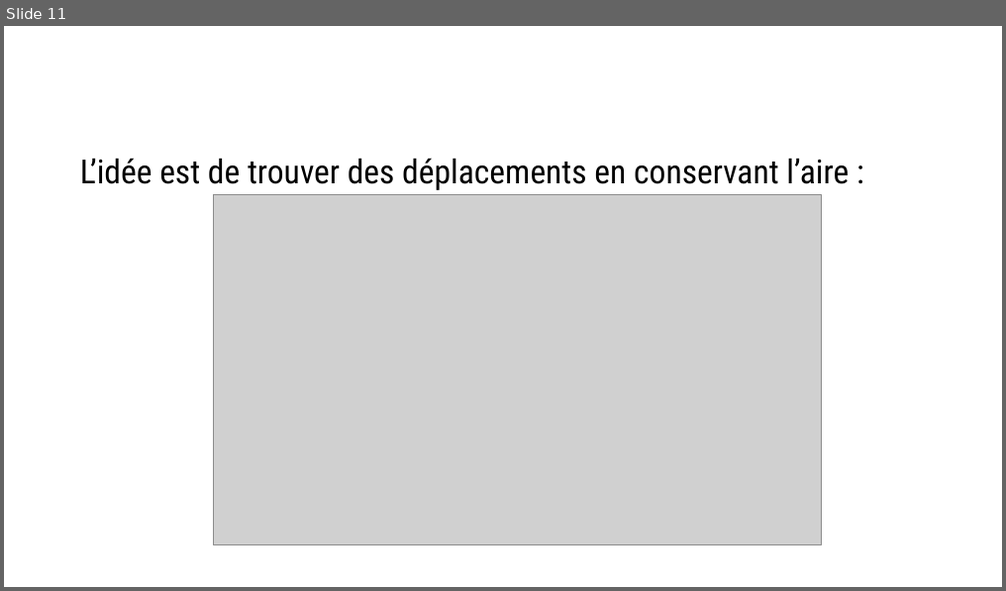
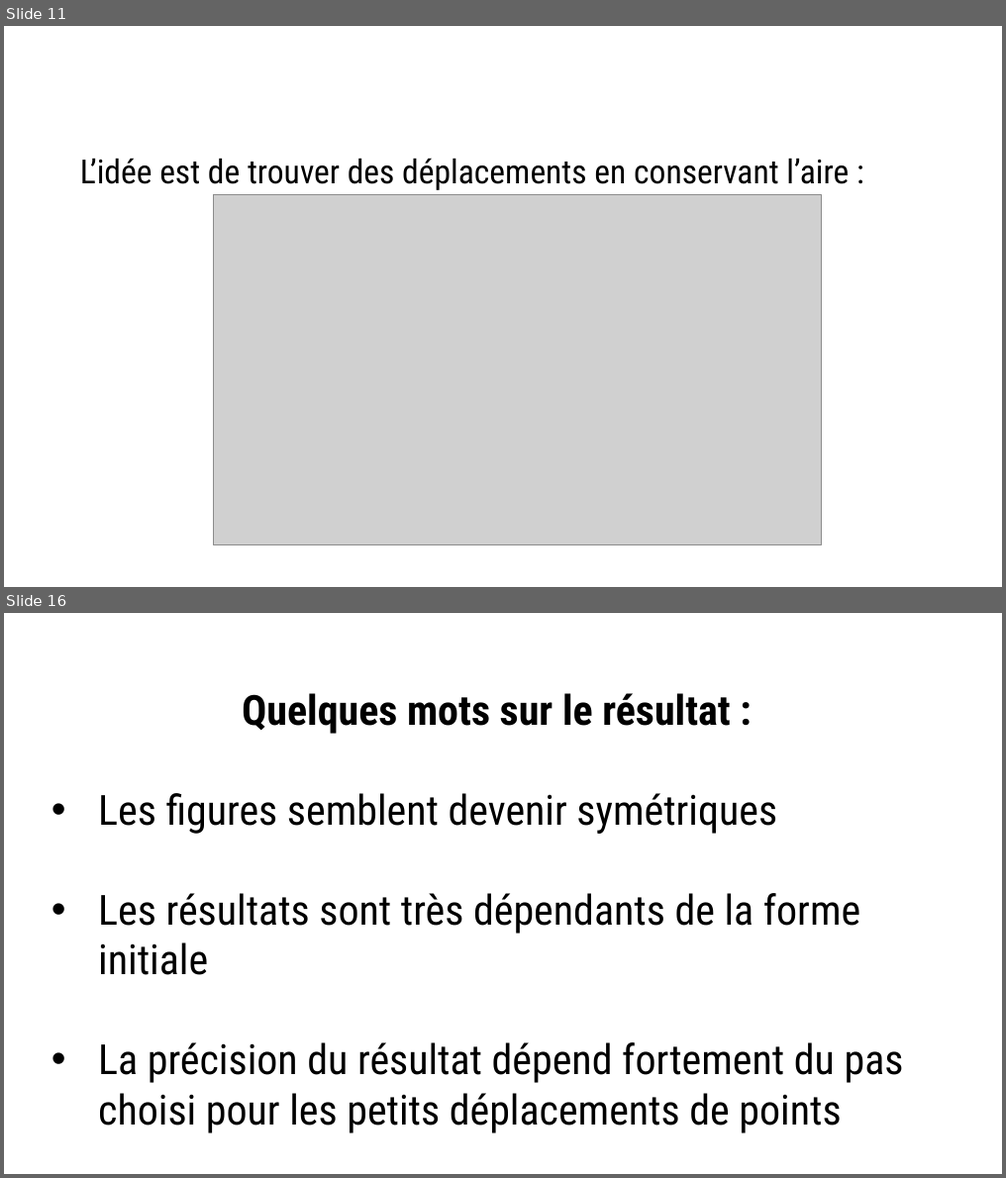
Before and after one commit to Savagerqt/Projet2A, a slide deck: Présentation1.pptx. Shown one above the other, each under a label of ours: slide 11 before the commit, slides 11 and 16 after it; the slides between them are not shown. The pictures are 1006x591 and 1006x1178 pixels, drawn with LibreOffice and Linux fonts; fonts in the diff are those of the drawing; grey boxes stand for pictures; background and template pictures are left out. Boxes give left, top, right and bottom in pixels: in the first picture for what was removed or moved away, otherwise in the second. Text is boxed around its words. In the diff, an @@ line names an element or a change of style, - is before the commit and + after.

Commit message:
Petit Update de mi-Parcours PPT

```diff
--- a/Présentation1.pptx
+++ b/Présentation1.pptx
@@ slide 16 added at bbox=[4, 613, 1002, 1174], background #FFFFFF @@
@@ text added at bbox=[98, 693, 904, 1134], 40 pt, text #000000 @@
+Quelques mots sur le résultat :
+• Les figures semblent devenir symétriques
+• Les résultats sont très dépendants de la forme initiale
+• La précision du résultat dépend fortement du pas choisi pour les petits déplacements de points
```
Also in this commit, not shown: 3 slides changed, 7 other slides added, 6 other files.
